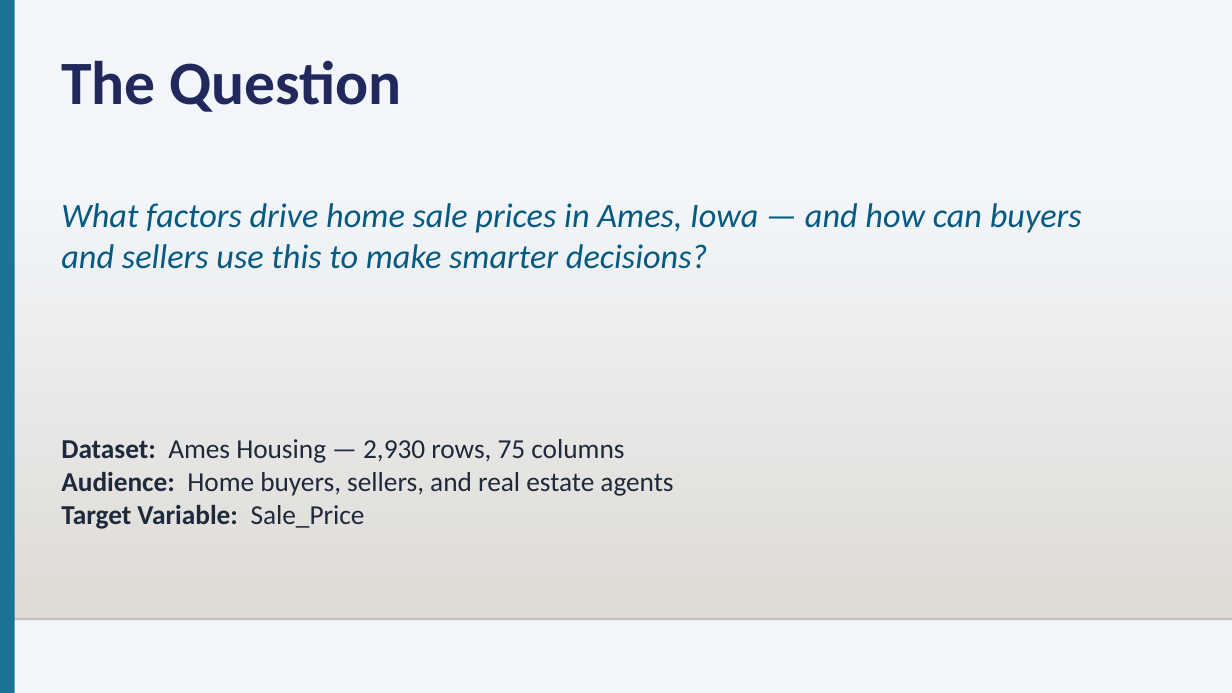
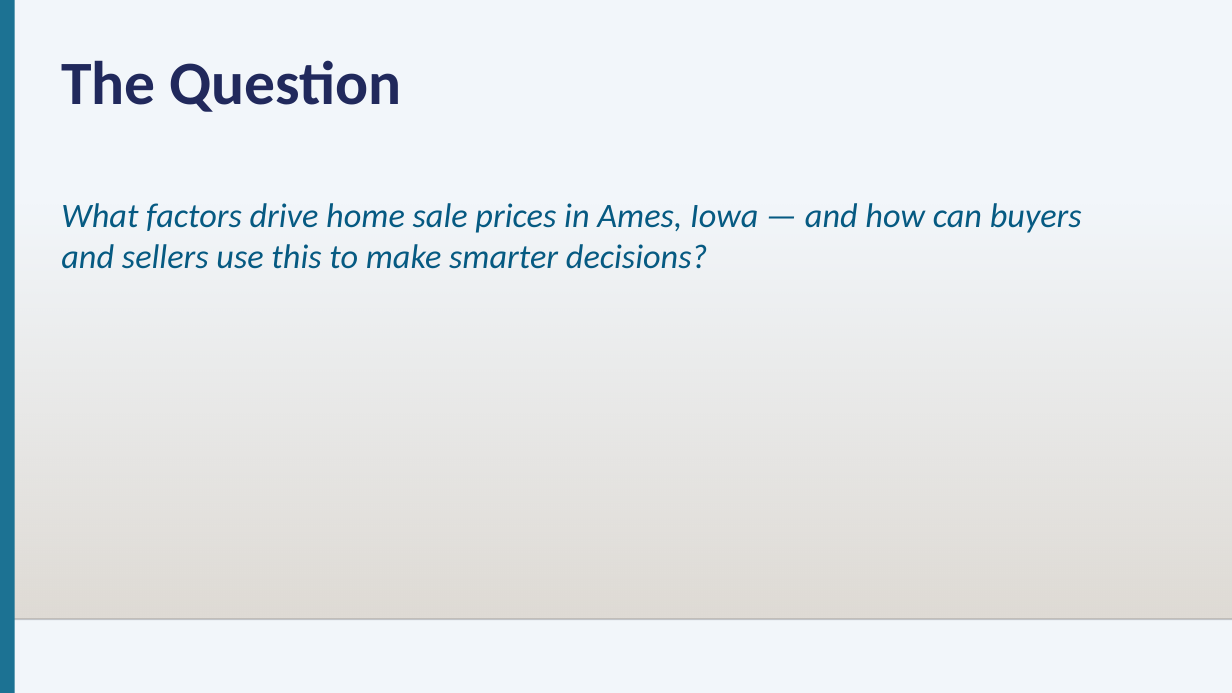
Before and after one commit to awhiz22/capstone-pad, a slide deck: slide 2 of notebooks/Evovo_Ajirioghene_AmesHousing.pptx. Drawn at 1232x693 pixels with LibreOffice and Linux fonts; fonts in the diff are those of the drawing; background and template pictures are left out. Boxes give left, top, right and bottom in pixels: in the first picture for what was removed or moved away, otherwise in the second. Text is boxed around its words. In the diff, an @@ line names an element or a change of style, - is before the commit and + after.

```diff
--- a/notebooks/Evovo_Ajirioghene_AmesHousing.pptx
+++ b/notebooks/Evovo_Ajirioghene_AmesHousing.pptx
@@ text removed at (61,439,673,529) @@
-Dataset: Ames Housing — 2,930 rows, 75 columns
-Audience: Home buyers, sellers, and real estate agents
-Target Variable: Sale_Price
```
Also in this commit, not shown: 4 other slides changed.
